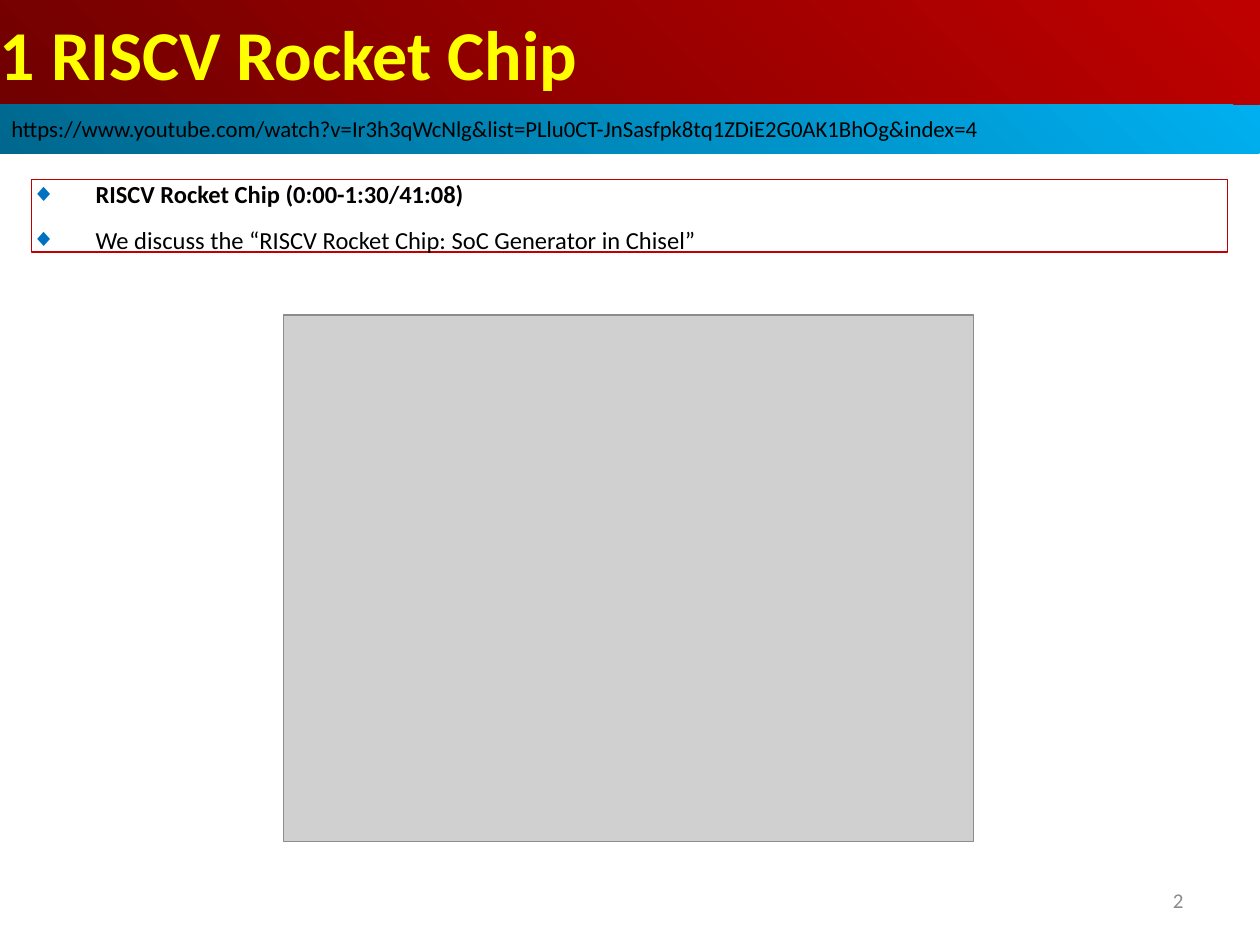
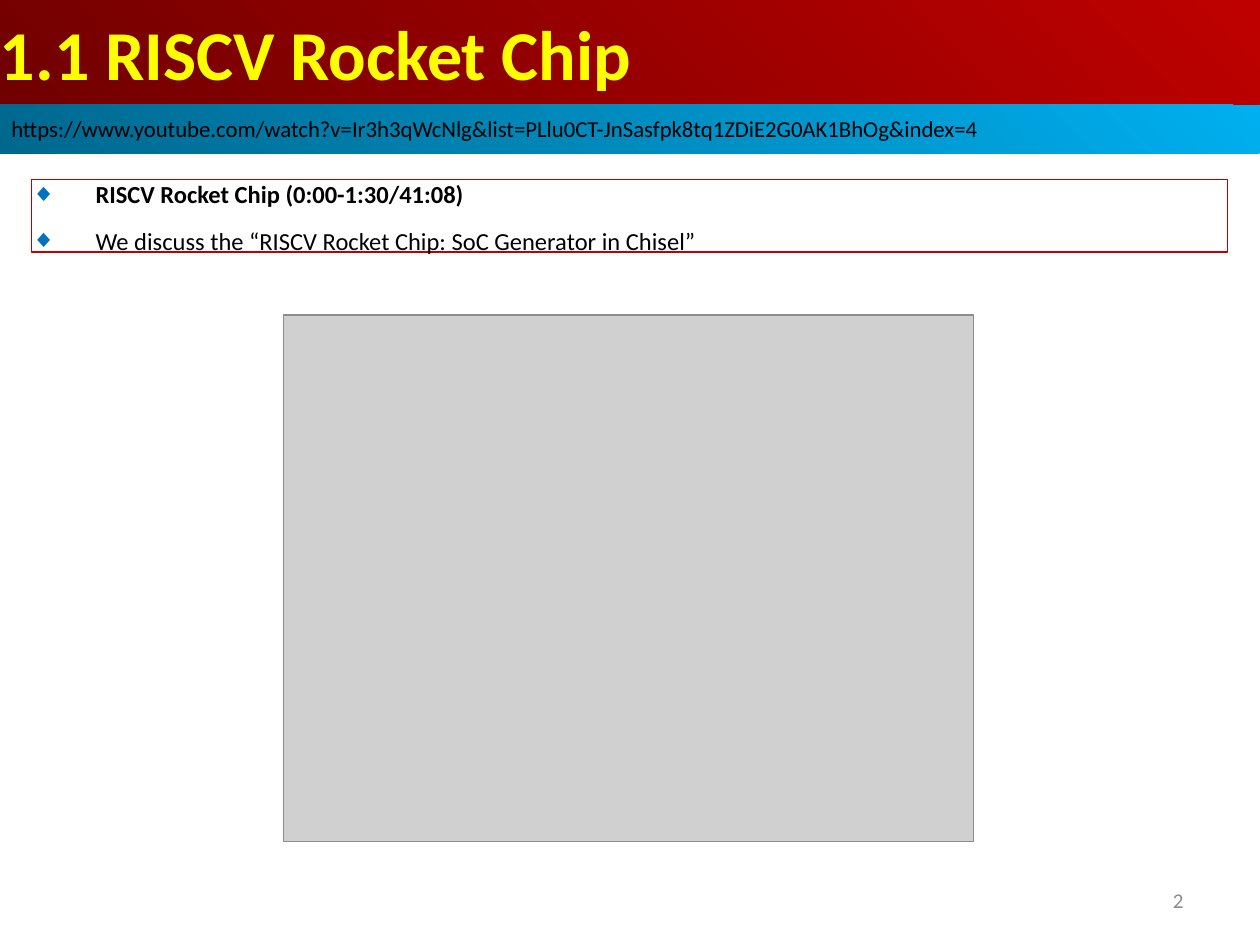
Before and after one commit to peterhchen/AIU_CS800_Chisel, a slide deck: slide 2 of 020_Chisel/004_RocketChip/000_Video/001.01_05_RocketChip.ppt. Drawn at 1260x945 pixels with LibreOffice and Linux fonts; fonts in the diff are those of the drawing; grey boxes stand for pictures. Boxes give left, top, right and bottom in pixels: in the first picture for what was removed or moved away, otherwise in the second. Text is boxed around its words. In the diff, an @@ line names an element or a change of style, - is before the commit and + after.

```diff
--- a/020_Chisel/004_RocketChip/000_Video/001.01_05_RocketChip.ppt
+++ b/020_Chisel/004_RocketChip/000_Video/001.01_05_RocketChip.ppt
@@ text in rectangle at bbox=[0, 31, 631, 91]: text changed @@
-1 RISCV Rocket Chip
+1.1 RISCV Rocket Chip
```
Also in this commit, not shown: 5 other slides changed, 4 slides added.
